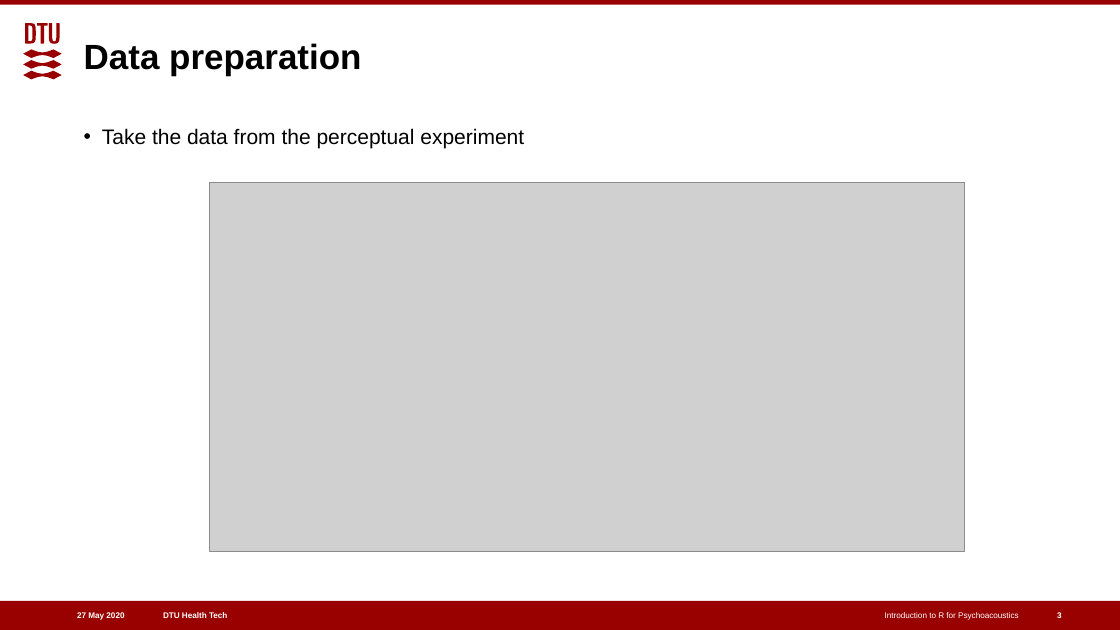
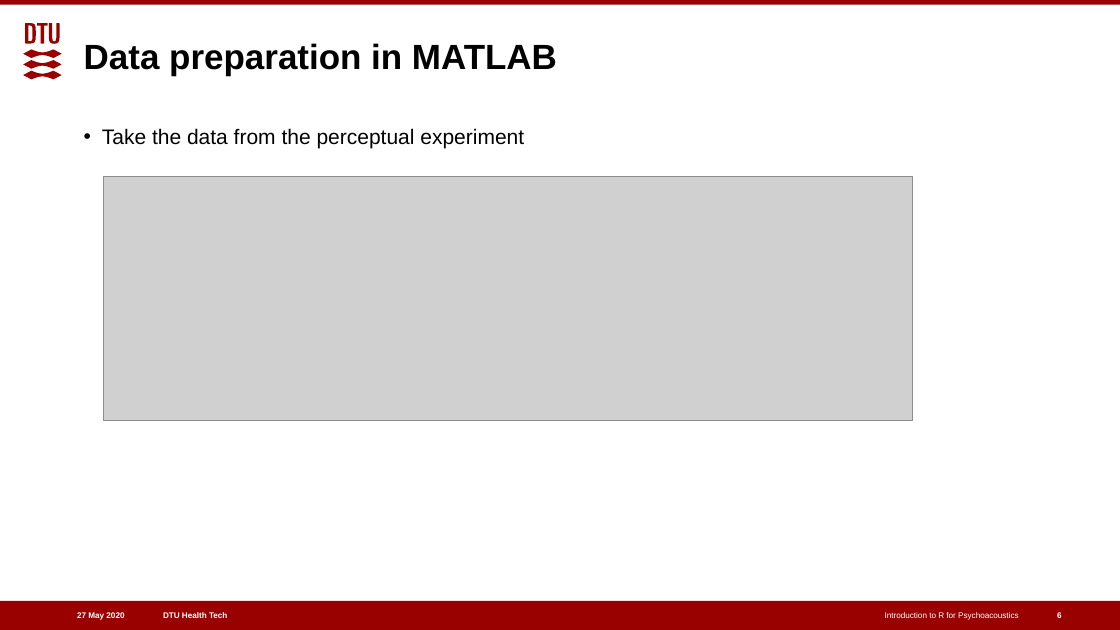
Before and after one commit to aahr/Intro-R-Psychoacoustics, a slide deck: slide 6 of introR4AuditoryScience.pptx (slide 3 before the commit). Drawn at 1120x630 pixels with LibreOffice and Linux fonts; fonts in the diff are those of the drawing; grey boxes stand for pictures. Boxes give left, top, right and bottom in pixels: in the first picture for what was removed or moved away, otherwise in the second. Text is boxed around its words. In the diff, an @@ line names an element or a change of style, - is before the commit and + after.

```diff
--- a/introR4AuditoryScience.pptx
+++ b/introR4AuditoryScience.pptx
@@ title at [84,43,557,76]: text changed @@
-Data preparation
+Data preparation in MATLAB
@@ picture: place and size @@
-picture at [209,183,965,552]
+picture at [103,176,912,421]
@@ page number at [1057,612,1062,618]: text changed @@
-3
+6
```
Also in this commit, not shown: 6 other slides changed, 6 slides added, 1 slide removed.
